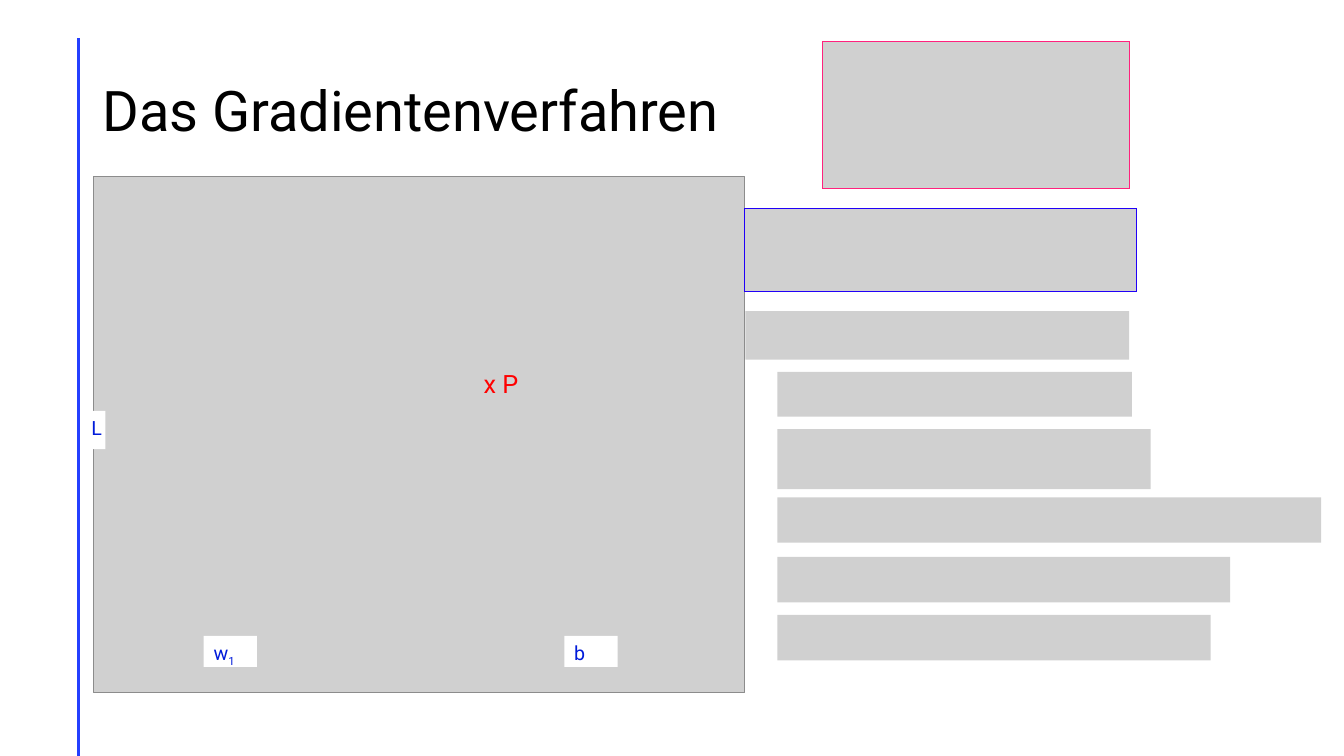
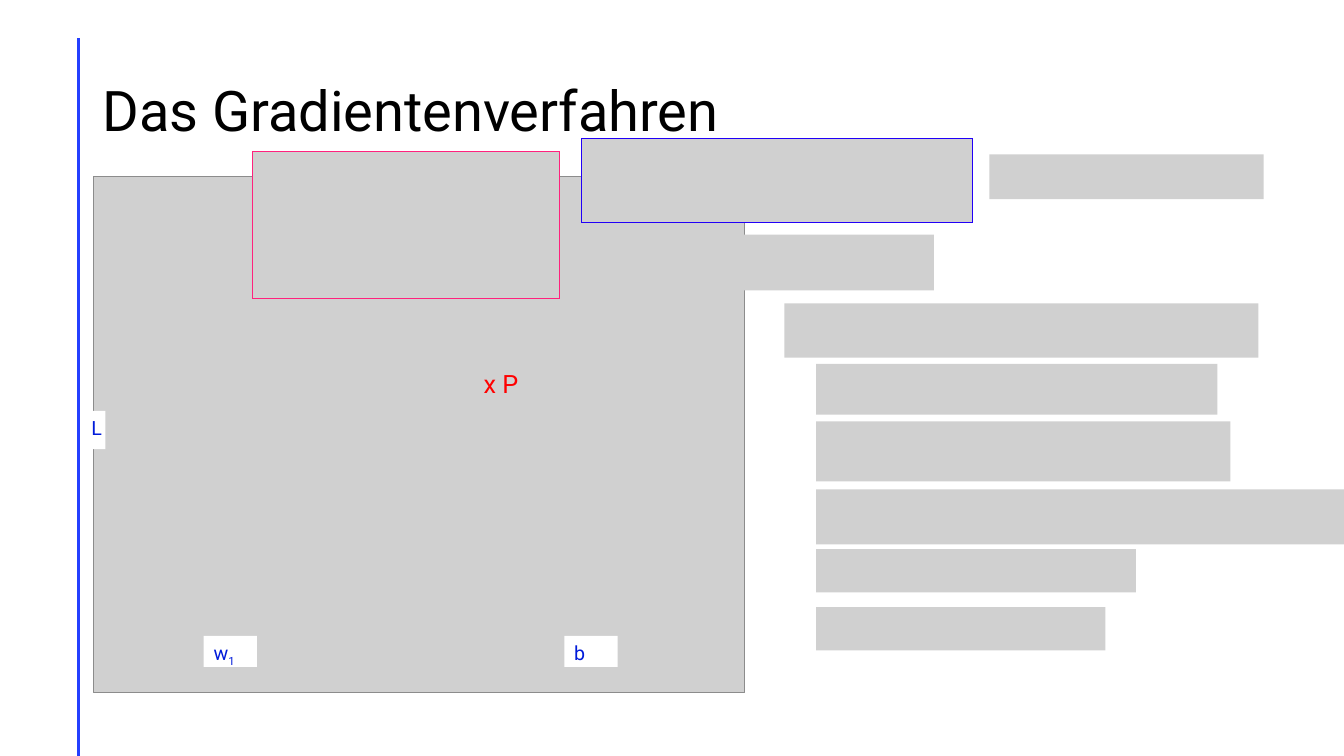
Before and after one commit to LeChummpy/PK, a slide deck: slide 10 of Präsi/präsi (3).pptx. Drawn at 1344x756 pixels with LibreOffice and Linux fonts; fonts in the diff are those of the drawing; grey boxes stand for pictures. Boxes give left, top, right and bottom in pixels: in the first picture for what was removed or moved away, otherwise in the second. Text is boxed around its words. In the diff, an @@ line names an element or a change of style, - is before the commit and + after.

```diff
--- a/Präsi/präsi (3).pptx
+++ b/Präsi/präsi (3).pptx
@@ picture removed at box(823, 41, 1130, 188) @@
@@ picture added at box(582, 139, 974, 223) @@
@@ picture added at box(253, 152, 561, 298) @@
@@ picture added at box(990, 154, 1264, 199) @@
@@ picture removed at box(745, 209, 1137, 292) @@
@@ picture added at box(734, 235, 935, 290) @@
@@ picture: place and size @@
-picture at box(746, 312, 1130, 360)
+picture at box(784, 303, 1258, 358)
@@ picture: place and size @@
-picture at box(777, 372, 1132, 417)
+picture at box(817, 364, 1218, 414)
@@ picture: place and size @@
-picture at box(777, 430, 1150, 490)
+picture at box(817, 421, 1231, 482)
@@ picture: place and size @@
-picture at box(777, 497, 1321, 542)
+picture at box(817, 490, 1344, 545)
@@ picture: place and size @@
-picture at box(777, 558, 1230, 603)
+picture at box(817, 549, 1136, 593)
@@ picture: place and size @@
-picture at box(777, 615, 1211, 660)
+picture at box(817, 607, 1106, 650)
```
Also in this commit, not shown: 3 other slides changed, 4 slides added, 1 other file.
